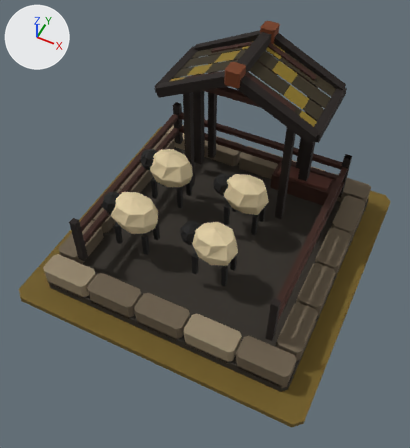
Renders of the glTF model art/pasture_t5/pasture_t5.glb from each side of a commit.
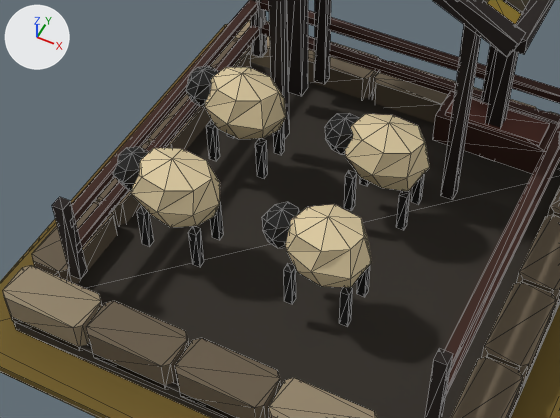
Each version is shown whole from a 50 mm camera at (1.27, -2.77, 3.69) aimed at (0.02, -0.27, 0.57), then close up on the part from 10% to 82% of the width and 25% to 75% of the height. The axes (+X, +Y, +Z) are drawn at upper left. The lights are the same throughout. The first two pictures are the older version. The close-ups show mesh edges as thin lines.

Objects in the first close-up: 'MMR | pasture | T05 Architecture.001', 'MMR | pasture | Tier 05 Ground.001'.
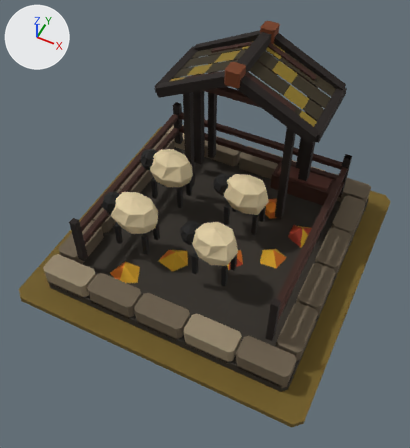
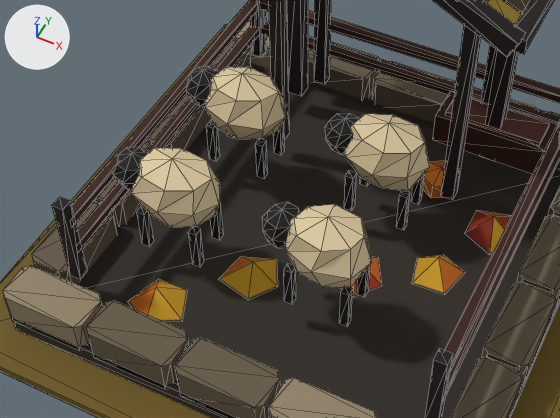
Boxes [x1, y1, x2, y2] around the edits, measured in the close-ups (560 x 418 px):
```json
{"object": "MMR | pasture | T05 Autumn Dressing.001", "change": "added", "after": [129, 161, 511, 320]}
```

The change, as JSON lines over the scene's bpy script:
```json
{"op": "add", "block": "me_mmr___pasture___t05_autumn_dressing_001", "code": ["me_mmr___pasture___t05_autumn_dressing_001 = bpy.data.meshes.new('MMR | pasture | T05 Autumn Dressing.001')", "me_mmr___pasture___t05_autumn_dressing_001.from_pydata(...)  # 56 vertices, 61 faces; spans x -0.587..0.729, y -0.778..0.515, z 0.085..0.232", "me_mmr___pasture___t05_autumn_dressing_001.materials.append(mat_mmr___shared_palette_atlas)  # picture img_mmr_shared_color_palette_64"]}
{"op": "add", "block": "ob_mmr___pasture___t05_autumn_dressing_001", "code": ["ob_mmr___pasture___t05_autumn_dressing_001 = bpy.data.objects.new('MMR | pasture | T05 Autumn Dressing.001', me_mmr___pasture___t05_autumn_dressing_001)", "ob_mmr___pasture___t05_autumn_dressing_001.location = (0.0, 0.0, 0.05)"]}
```
